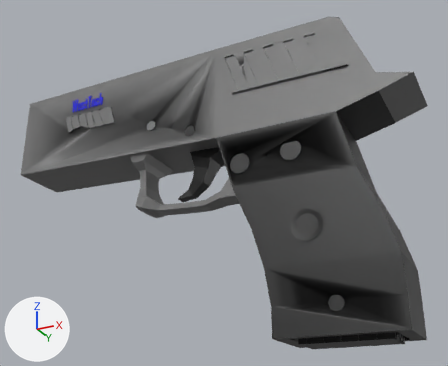
The FBX model Assets/Models/WestTechTN90Pistol.fbx: old version first, new version second.
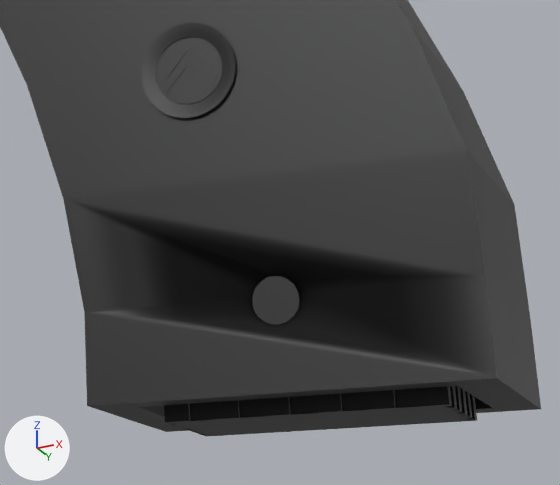
The first picture shows the older version from a 50 mm camera at (0.09, -0.477, -0.0368) aimed at (-0.0439, -0.2092, 0.0837). The close-ups show both versions on the part from 54% to 97% of the width and 55% to 100% of the height of that picture; other places that the commit changed are outside them. Arrows for +X, +Y and +Z are at lower left; the lights stay in place. Where no turn or scale is listed for an object, it has been applied to the vertices.

Objects in the first close-up: 'Ammo', 'Pistol'.
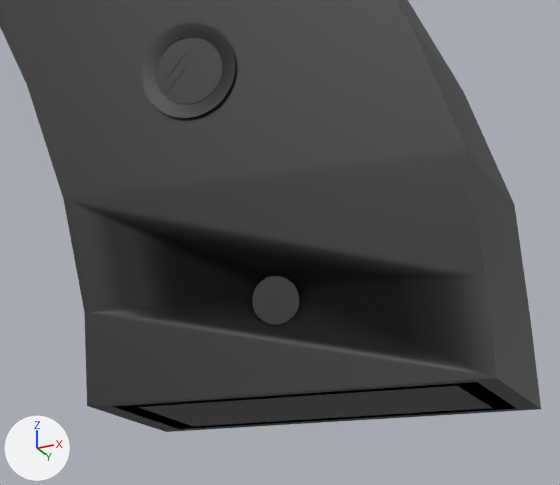
Where the newer file only moved an object's origin or applied its transform, the numbers keep the older frame.

Where the change shows, as pixel boxes (x1, y1, x2, y2) in the close-ups (560 x 485 px):
'Ammo', deleted (black)
    before: (164, 386, 477, 437)
part 1 of me_circle, added (black)
    after: (139, 386, 492, 426)

What changed in the scene script:
```text
Change me_circle:
    where me_circle.from_pydata(...)  # 3290 vertices, 3248 faces; spans x -0.09..0.138, y -0.017..0.021, z -0.117..0.035
    used by ob_pistol; location = (-0.0791, -0.2128, 0.1173)
    verts and faces of me_circle; kept vertices keep their numbers, new ones are numbered from 3290
    before: 2202 (0.073, -0.01, -0.117) at pixel (137, 407), 2205 (0.073, 0.014, -0.117), 2207 (0.119, 0.014, -0.117) at pixel (492, 408), 2208 (0.119, -0.01, -0.117) at pixel (457, 385)
    me_circle part 1
    add faces += [(2202, 2208, 2207, 2205)]  # mat_material_001 (black #000000)
Remove ob_ammo:
    ob_ammo = bpy.data.objects.new('Ammo', me_cube_007)
    ob_ammo.location = (0.0172, -0.21, 0.0083)
```
